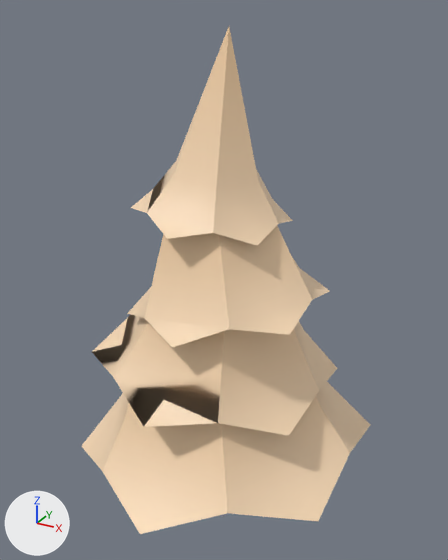
An edit to the FBX model Assets/3D Assets/kenney_graveyard-kit/pine-crooked.fbx, drawn before and after from the same camera.
Both versions are drawn from a 50 mm lens placed at (1.14, -2.05, 2.1), pointed at (0.0, 0.03, 1.06). The axes (+X, +Y, +Z) are drawn at lower left. The lights are the same throughout. Where no turn or scale is listed for an object, it has been applied to the vertices. Vertices at the same position are counted once.

In view in the first picture: 'pine_crooked'.
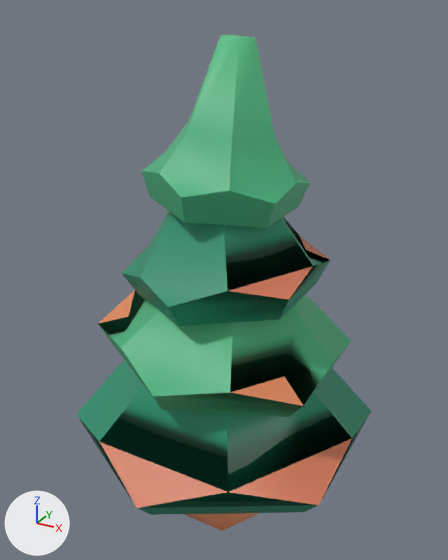
Boxes (x1, y1, x2, y2) around the edits, measured in the pictures (448 x 560 px):
'pine_crooked', reshaped
    before: (81, 27, 370, 534)
    after: (76, 35, 371, 531)
part 1 of me_scene, rebuilt
    before: (81, 382, 370, 534)
    after: (76, 360, 371, 515)
part 2 of me_scene, rebuilt
    before: (92, 315, 337, 436)
    after: (98, 290, 351, 417)
part 3 of me_scene, rebuilt
    before: (127, 225, 330, 347)
    after: (122, 211, 330, 326)
part 4 of me_scene, rebuilt (12% shorter)
    before: (131, 27, 293, 246)
    after: (142, 35, 310, 228)
part 5 of me_scene, rebuilt
    before: (219, 513, 230, 517)
    after: (185, 513, 258, 531)

What changed in the scene script:
```text
Change me_scene:
    used by ob_pine_crooked; location = (0.0, 0.0, 0.0)
    remove me_scene.from_pydata(...)  # 180 vertices, 230 faces; spans x -0.57..0.6, y -0.67..0.67, z 0.0..2.04
    add me_scene.from_pydata(...)  # 168 vertices, 300 faces; spans x -0.57..0.61, y -0.67..0.67, z -0.1..2.01
    me_scene part 1: the loose piece of 41 vertices spanning x -0.57..0.6, y -0.67..0.67, z 0.24..0.85 is rebuilt with 36 vertices and now spans x -0.57..0.61, y -0.67..0.67, z 0.32..0.95
    me_scene part 2: the loose piece of 30 vertices spanning x -0.5..0.45, y -0.54..0.54, z 0.63..1.15 is rebuilt with 36 vertices and now spans x -0.45..0.5, y -0.54..0.54, z 0.69..1.3
    me_scene part 3: the loose piece of 30 vertices spanning x -0.34..0.4, y -0.42..0.42, z 0.93..1.48 is rebuilt with 36 vertices and now spans x -0.35..0.39, y -0.42..0.42, z 1.01..1.63
    me_scene part 4: the loose piece of 25 vertices spanning x -0.32..0.25, y -0.32..0.32, z 1.32..2.04 is rebuilt with 36 vertices and now spans x -0.25..0.31, y -0.32..0.32, z 1.38..2.01
    me_scene part 5: the loose piece of 18 vertices spanning x -0.21..0.21, y -0.18..0.18, z 0.0..0.37 is rebuilt with 24 vertices and now spans x -0.24..0.24, y -0.21..0.21, z -0.1..0.32
```
